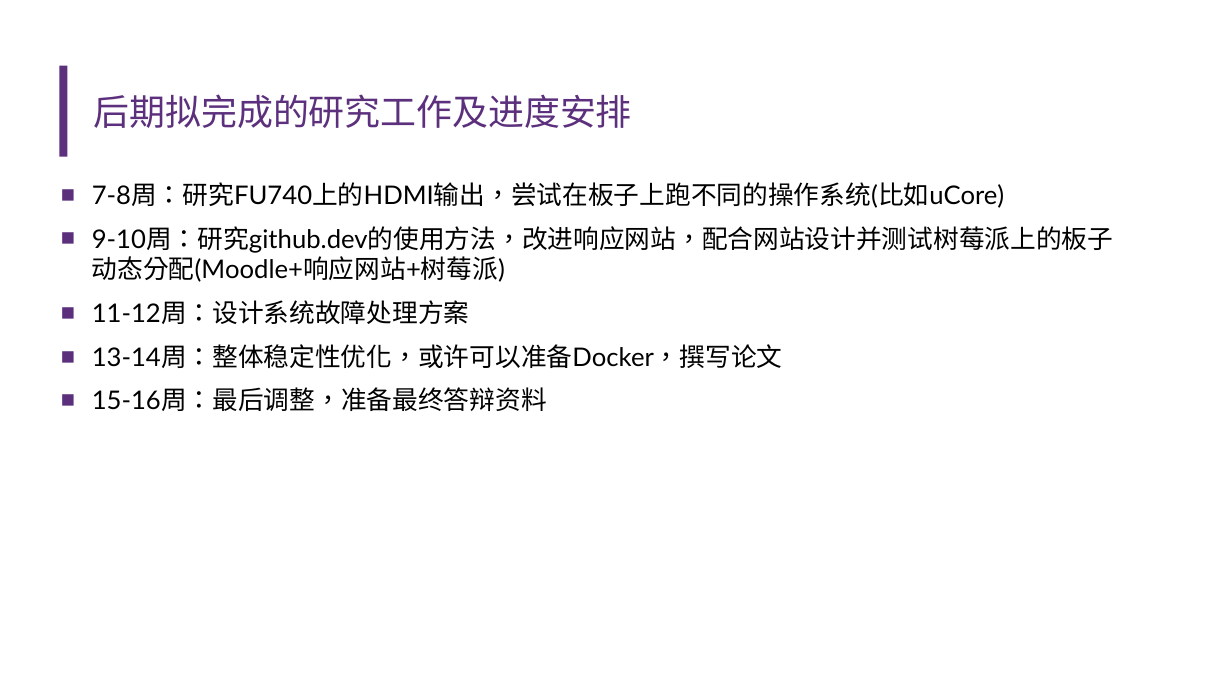
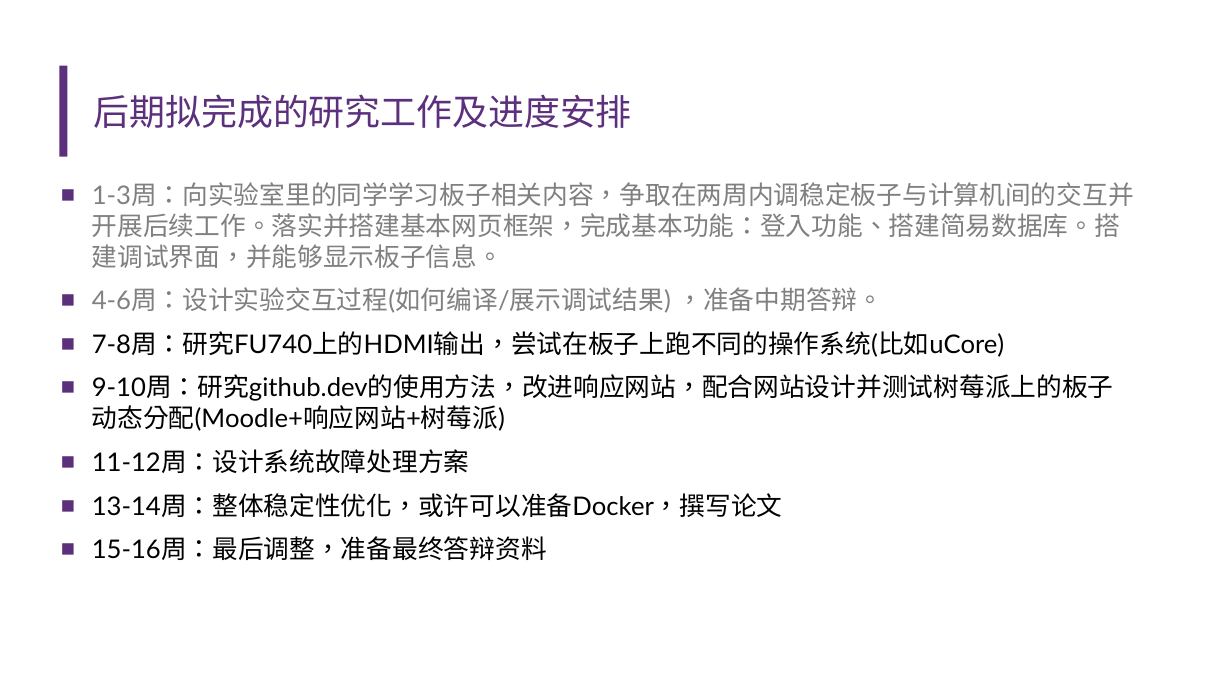
Before and after one commit to nubbi3/graduation-projects, a slide deck: slide 17 of PPT/6號中期答辯(更新版).pptx (slide 14 before the commit). Drawn at 1232x693 pixels with LibreOffice and Linux fonts; fonts in the diff are those of the drawing. Boxes give left, top, right and bottom in pixels: in the first picture for what was removed or moved away, otherwise in the second. Text is boxed around its words. In the diff, an @@ line names an element or a change of style, - is before the commit and + after.

```diff
--- a/PPT/6號中期答辯(更新版).pptx
+++ b/PPT/6號中期答辯(更新版).pptx
@@ text at (92, 182, 1134, 313): paragraphs added @@
+■ 1-3周：向实验室里的同学学习板子相关内容，争取在两周内调稳定板子与计算机间的交互并开展后续工作。落实并搭建基本网页框架，完成基本功能：登入功能、搭建简易数据库。搭建调试界面，并能够显示板子信息。
+■ 4-6周：设计实验交互过程(如何编译/展示调试结果) ，准备中期答辩。
```
Also in this commit, not shown: 9 other slides changed, 2 slides added, 10 other files.
